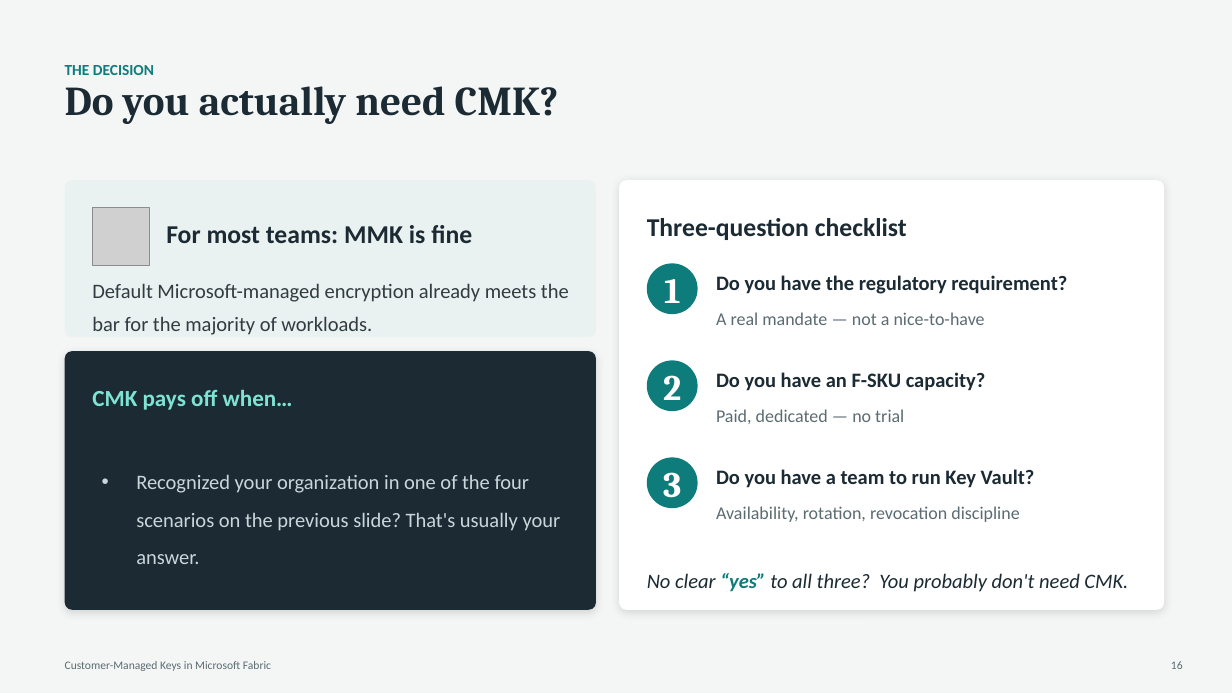
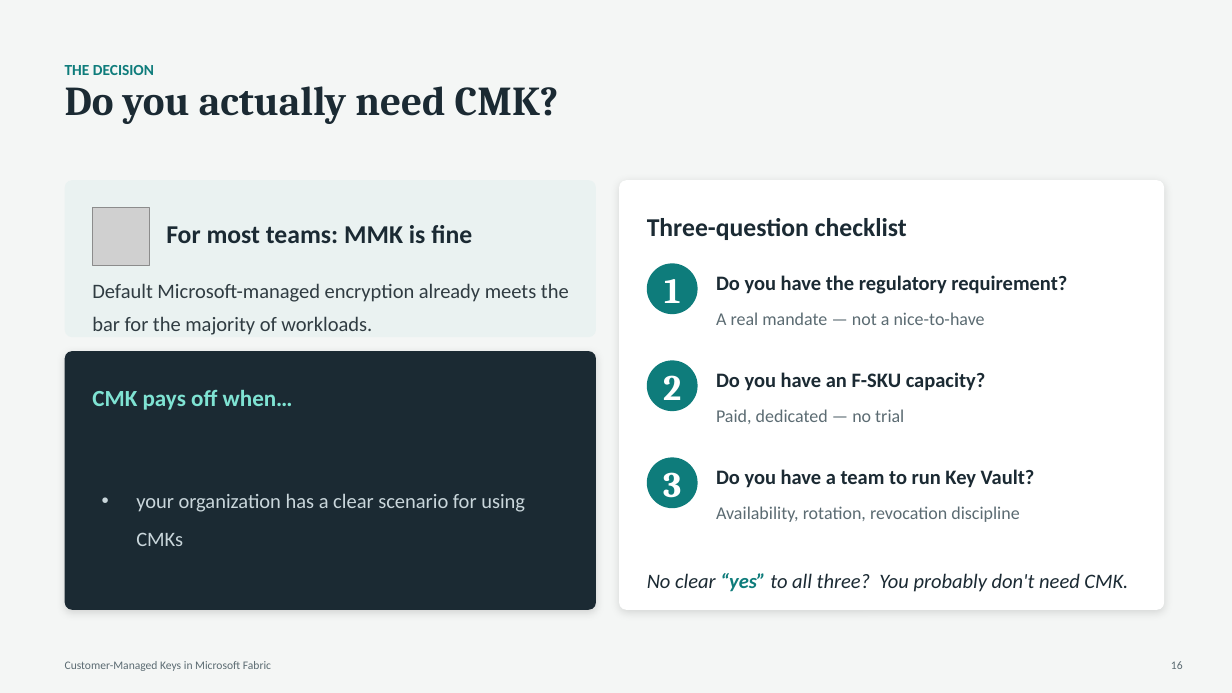
Before and after one commit to KarianneKies/speaker_sessions, a slide deck: slide 16 of 02_CMK_Microsoft_Fabric/CMK_Fabric-4.pptx. Drawn at 1232x693 pixels with LibreOffice and Linux fonts; fonts in the diff are those of the drawing; grey boxes stand for pictures. Boxes give left, top, right and bottom in pixels: in the first picture for what was removed or moved away, otherwise in the second. Text is boxed around its words. In the diff, an @@ line names an element or a change of style, - is before the commit and + after.

```diff
--- a/02_CMK_Microsoft_Fabric/CMK_Fabric-4.pptx
+++ b/02_CMK_Microsoft_Fabric/CMK_Fabric-4.pptx
@@ text at box(136, 493, 525, 546): text changed @@
-• Recognized your organization in one of the four scenarios on the previous slide? That's usually your answer.
+• your organization has a clear scenario for using CMKs
```
